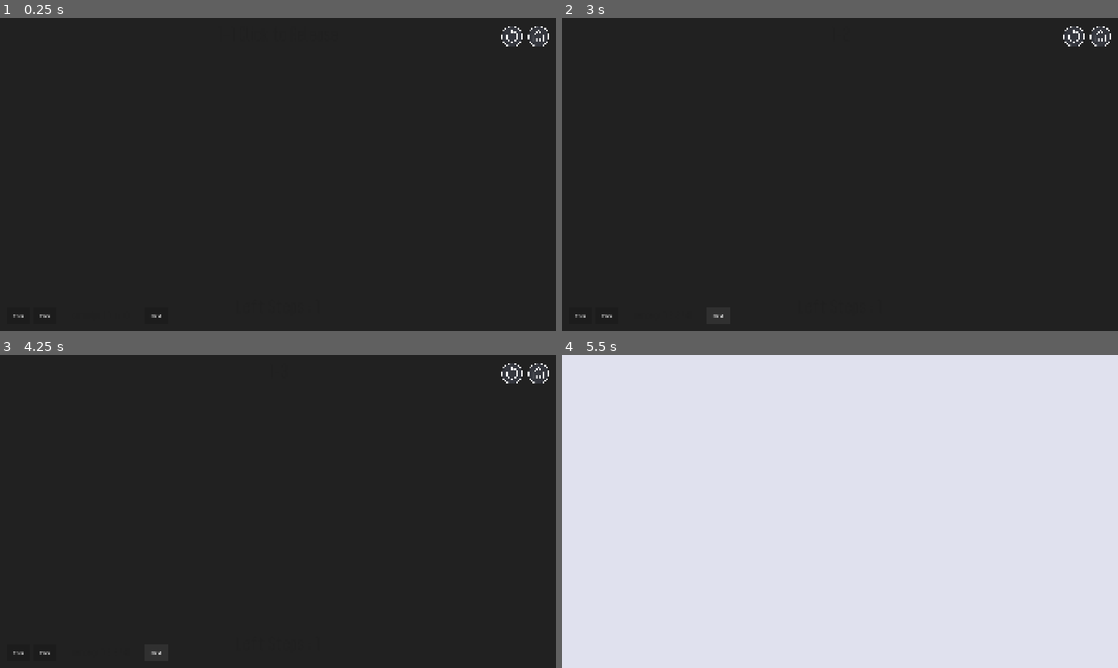
Above: before the commit, frames 1-4 (two rows, left to right).
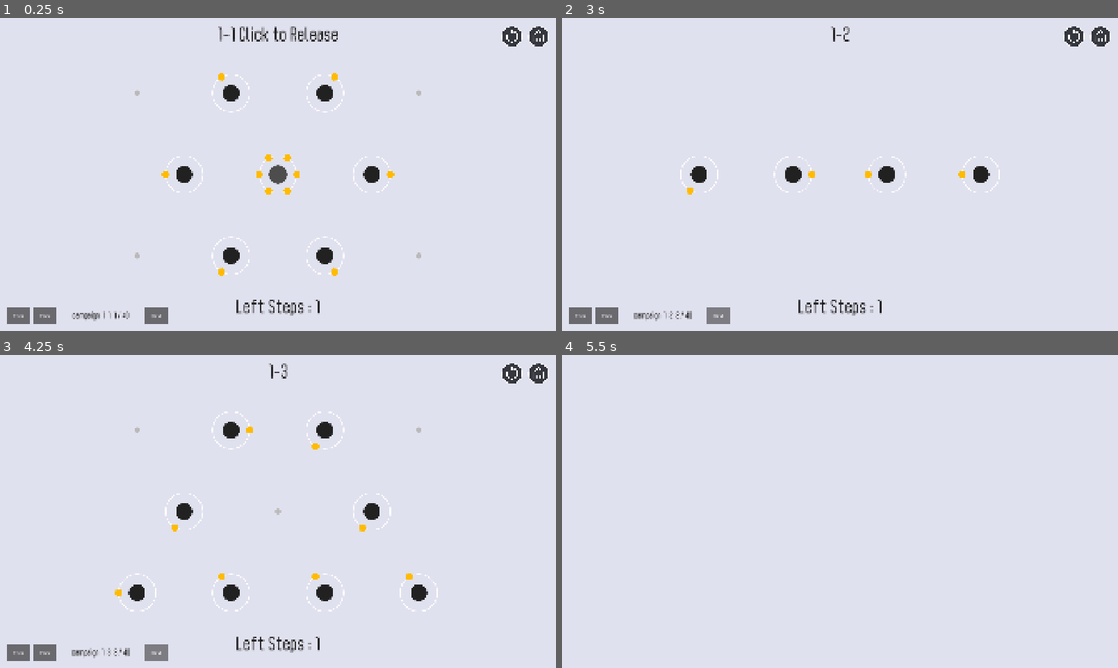
Above: after the commit, the same moments.

Repository: Ggross98/Godot-ChainReaction
Game: Godot game, scene res://scenes/game.tscn
The game is run twice, just before and just after one commit, with the same random seed, the same clock (stepped at 60 frames per second) and the same inputs.
Inputs (mouse positions are in pixels of both pictures, inside the frame that each line leads up to):
- Up to frame 1 (0.25 s): no input
- Up to frame 2 (3 s): click (1073, 36) at 0.5 s; click (1073, 36) at 1.25 s; click (1073, 36) at 2 s; click "Next" at 2.75 s
- Up to frame 3 (4.25 s): click "Next" at 3.5 s
- Up to frame 4 (5.5 s): click (1101, 373) at 4.25 s; tap Enter at 5 s; move the mouse to (962, 495) at 5.02 s; click (962, 495) at 5.17 s

The runs differ from the first frame. In frame 1, 99% of the frame differs, in the area x 0-100%, y 0-100%; in frame 2, 99%; in frame 3, 99%; in frame 4, nothing differs.

Commit message:
fix: 原子显示bug

Diff:
--- a/chain-reaction/scripts/view/atom_view.gd
+++ b/chain-reaction/scripts/view/atom_view.gd
@@ -72,7 +72,7 @@
 	visible = true
 	modulate.a = 1.0
 	if nuclei:
-		nuclei.scale = Vector2.ONE
+		nuclei.scale = _nuclei_ppu_scale()
 
 
 func sync(atom, hovering: bool, drag_logic, dt: float) -> void:
@@ -94,7 +94,7 @@
 		nuclei.modulate = hi
 	else:
 		nuclei.modulate = base
-	nuclei.scale = Vector2.ONE * (HOVER_SCALE if hovering else 1.0)
+	nuclei.scale = _nuclei_ppu_scale(HOVER_SCALE if hovering else 1.0)
 	_refresh_orbits(atom, behavior)
 	_refresh_parked(atom)
 	arrows.visible = behavior.can_drag()
@@ -136,7 +136,7 @@
 		parked_root.visible = false
 	_collapse_t += dt
 	var k: float = clampf(1.0 - _collapse_t / COLLAPSE_TIME, 0.0, 1.0)
-	nuclei.scale = Vector2.ONE * k
+	nuclei.scale = _nuclei_ppu_scale(k)
 	if _collapse_t >= COLLAPSE_TIME:
 		visible = false
 
@@ -197,6 +197,10 @@
 	return _SimConstants.ORBIT_OUTER
 
 
+func _nuclei_ppu_scale(mult: float = 1.0) -> Vector2:
+	return _ViewTransform.sprite_scale(_ViewTransform.PPU_DEFAULT) * mult
+
+
 func _group_color(group: int, highlight: bool) -> Color:
 	match group:
 		1:
--- a/chain-reaction/tests/run_phase_c.gd
+++ b/chain-reaction/tests/run_phase_c.gd
@@ -8,6 +8,7 @@
 const _GameLaunch := preload("res://scripts/app/game_launch.gd")
 const _HudStrings := preload("res://scripts/app/hud_strings.gd")
 const _BoardView := preload("res://scripts/view/board_view.gd")
+const _AtomView := preload("res://scripts/view/atom_view.gd")
 
 var _failures: int = 0
 
@@ -26,6 +27,7 @@
 	_test_session_catch_3_1()
 	_test_session_entangle_4_1()
 	_test_board_view_sync_smoke()
+	_test_atom_view_nuclei_keeps_ppu_scale()
 	print("=== %d failure(s) ===" % _failures)
 	quit(1 if _failures > 0 else 0)
 
@@ -257,3 +259,23 @@
 	board.sync(session, 1.0 / 60.0)
 	_check(board.get_node_or_null("Neutrons") != null, "neutron layer present")
 	board.queue_free()
+
+
+func _test_atom_view_nuclei_keeps_ppu_scale() -> void:
+	print("-- atom view nuclei PPU scale")
+	var session = _GameSession.new()
+	_check(session.start_pack(_GameLaunch.CAMPAIGN, "1-1"), "loads 1-1 for atom view")
+	var view = _AtomView.new()
+	root.add_child(view)
+	var atom = session.sim.atoms[0]
+	view.set_board_size(session.sim.width, session.sim.height)
+	view.sync(atom, false, null, 0.0)
+	var ppu: float = 1.0 / _ViewTransform.PPU_DEFAULT
+	_check(view.nuclei != null, "nuclei sprite exists")
+	if view.nuclei != null:
+		_check(is_equal_approx(view.nuclei.scale.x, ppu), "idle nuclei uses 1/PPU (got %s)" % str(view.nuclei.scale.x))
+		_check(not is_equal_approx(view.nuclei.scale.x, 1.0), "idle nuclei is not world-scale 1")
+	view.sync(atom, true, null, 0.0)
+	if view.nuclei != null:
+		_check(is_equal_approx(view.nuclei.scale.x, ppu * 1.1), "hover nuclei keeps PPU and 1.1")
+	view.queue_free()
